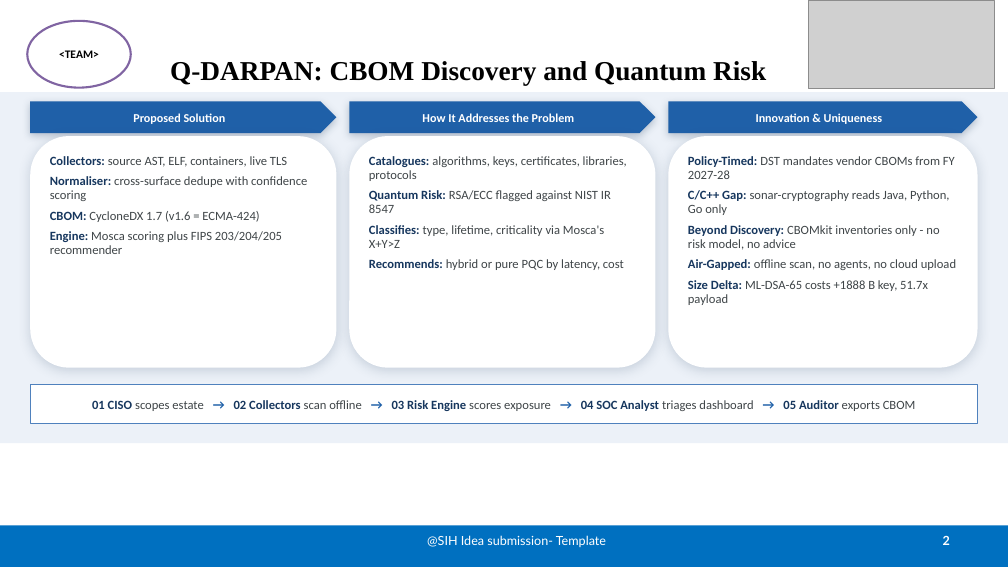
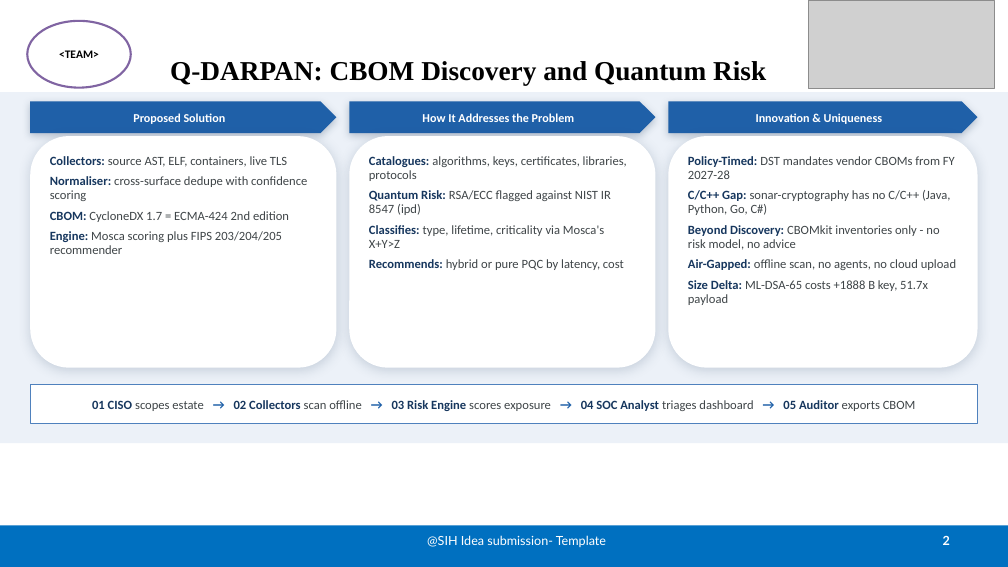
Before and after one commit to RohanExploit/q-darpan, a slide deck: slide 2 of deck/SIH2026_SIH26164_Q-DARPAN.pptx. Drawn at 1008x567 pixels with LibreOffice and Linux fonts; fonts in the diff are those of the drawing; grey boxes stand for pictures. Boxes give left, top, right and bottom in pixels: in the first picture for what was removed or moved away, otherwise in the second. Text is boxed around its words. In the diff, an @@ line names an element or a change of style, - is before the commit and + after.

```diff
--- a/deck/SIH2026_SIH26164_Q-DARPAN.pptx
+++ b/deck/SIH2026_SIH26164_Q-DARPAN.pptx
@@ text in rounded rectangle at (x1=369, y1=190, x2=611, y2=215): text changed @@
-Quantum Risk: RSA/ECC flagged against NIST IR 8547
+Quantum Risk: RSA/ECC flagged against NIST IR 8547 (ipd)
@@ text in rounded rectangle at (x1=688, y1=190, x2=950, y2=215): text changed @@
-C/C++ Gap: sonar-cryptography reads Java, Python, Go only
+C/C++ Gap: sonar-cryptography has no C/C++ (Java, Python, Go, C#)
@@ text in rounded rectangle at (x1=50, y1=211, x2=289, y2=222): text changed @@
-CBOM: CycloneDX 1.7 (v1.6 = ECMA-424)
+CBOM: CycloneDX 1.7 = ECMA-424 2nd edition
```
Also in this commit, not shown: 2 other slides changed.
